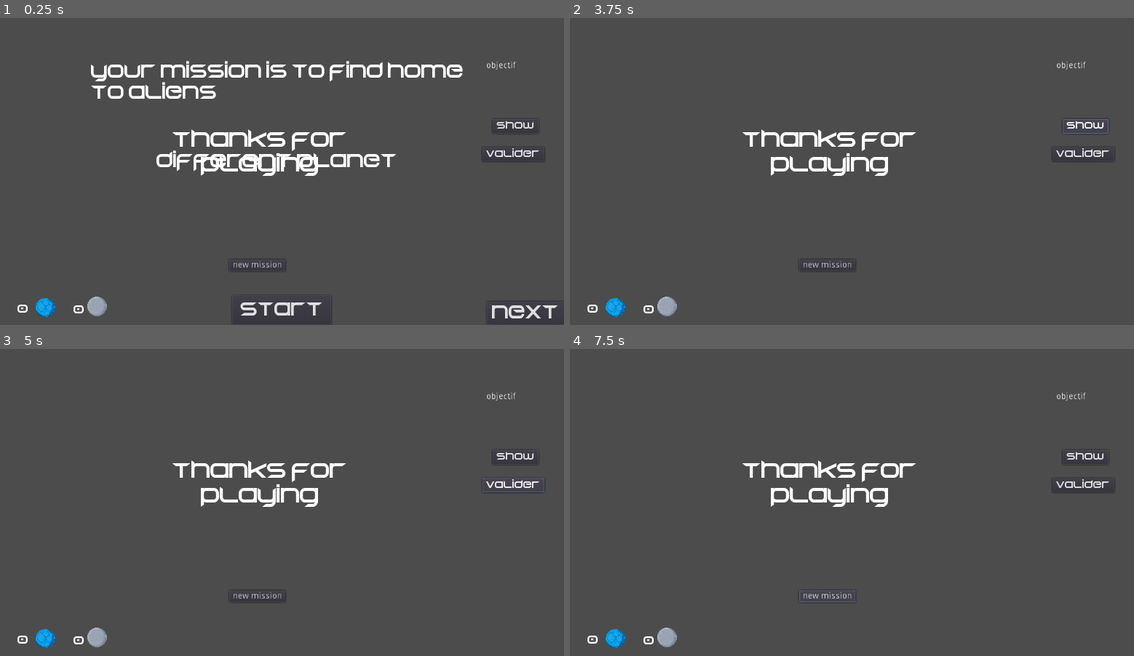
Above: before the commit, frames 1-4 (two rows, left to right).
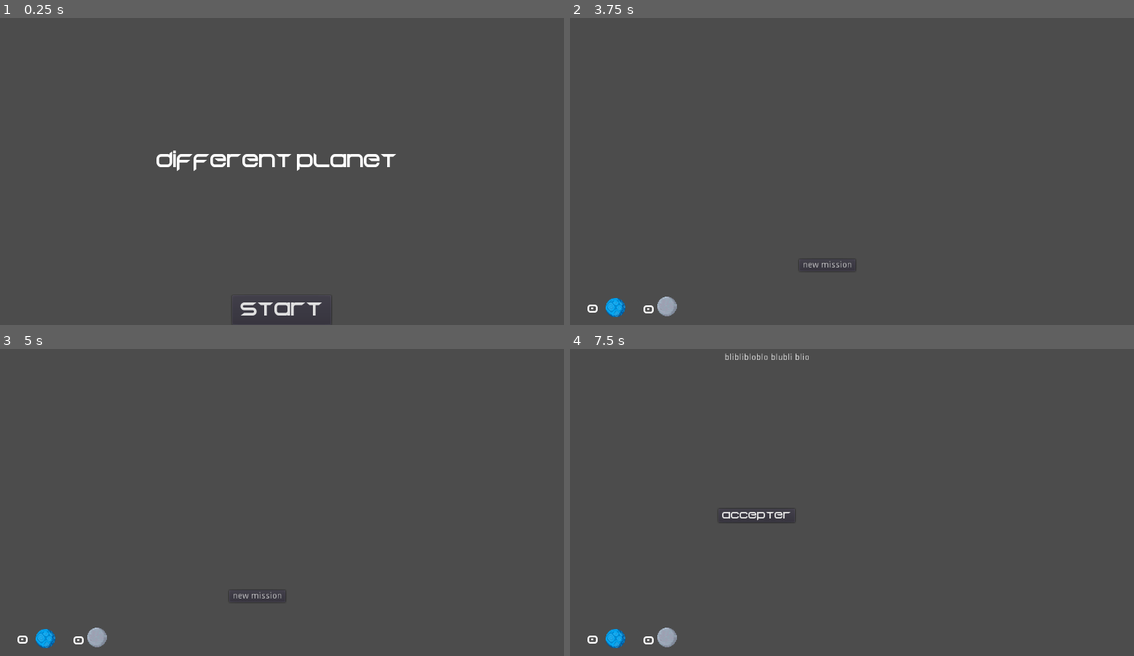
Above: after the commit, the same moments.

Repository: RyanHerb/-jubilant-octo-robot
Game: Godot game, scene res://Main.tscn
Two runs of this game, one before a commit and one after it. Both use one fixed random seed, a clock stepped at 60 frames per second and the inputs below.
Inputs (mouse positions are in pixels of both pictures, inside the frame that each line leads up to):
- Up to frame 1 (0.25 s): no input
- Up to frame 2 (3.75 s): click "start" at 0.5 s; click (829, 263) at 1.25 s, where only the run before the commit has a clickable "new mission"; click (829, 263) at 2 s, where only the run before the commit has a clickable "new mission"; click "next" at 2.75 s; click (1083, 125) at 3.5 s, where only the run before the commit has a clickable "show"
- Up to frame 3 (5 s): click (513, 484) at 4.25 s, where only the run before the commit has a clickable "valider"
- Up to frame 4 (7.5 s): click (1083, 456) at 5 s, where only the run before the commit has a clickable "show"; click (1083, 484) at 5.75 s, where only the run before the commit has a clickable "valider"; click (1083, 456) at 6.5 s, where only the run before the commit has a clickable "show"; click "new mission" at 7.25 s

The runs differ from the first frame. In frame 1, 4.0% of the frame differs, in the area x 3-99%, y 13-98%; in frame 2, 1.6%; in frame 3, 1.6%; in frame 4, 1.9%.
Error before the commit: Parse Error: The function "_on_HUDBureau_mission_finished" already exists in this class (at line 55). (res://Main.gd:80)

Commit message:
fin reparation depot, ça devrait être bon
croisage de doigts

Diff:
--- a/HUDBureau.gd
+++ b/HUDBureau.gd
@@ -70,12 +70,6 @@
 	$Prestige.hide()
 	$SymbolePrestige.hide()
 
-#func update_recap(min_temp, max_temp, gaz):
-#	$RecapMission.text = "temp : [", min_temp, ", "
-
-func update_money(budget):
-	$Money.text = str(budget + int($Money.text))
-
 func _on_AcceptMission_pressed():
 	$RecapMission.show()
 	$AcceptMission.hide()
--- a/Main.gd
+++ b/Main.gd
@@ -21,7 +21,6 @@
 	$EntreMissions.stop()
 
 	mission = create_mission_2()
-
 	add_child(mission)
 	mission.connect("mission_accepte", $HUDBureau, "mission_validated")
 	$HUDBureau.new_mission()
@@ -32,7 +31,6 @@
 	$EntreMissions.stop()
 
 	mission = create_mission_3()
-
 	add_child(mission)
 	mission.connect("mission_accepte", $HUDBureau, "mission_validated")
 	$HUDBureau.new_mission()
@@ -76,6 +74,3 @@
 	mission.update_descr(descri)
 	mission.update_values(20, 55, "zemon", 1000)
 	return mission
-
-func _on_HUDBureau_mission_finished():
-	$EntreMissions.start()
